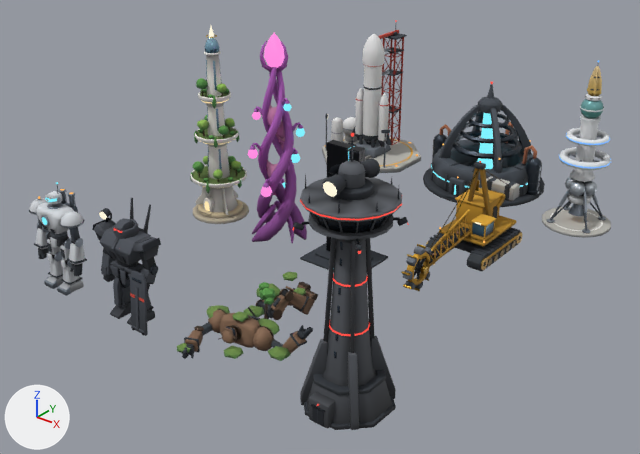
An edit to the Blender file assets/blender/kit/heroes.blend, drawn before and after from the same camera.
Both versions are drawn from a 50 mm lens placed at (32.9, -19.8, 20.2), pointed at (8.6, 10.5, 1.4). Lighting does not change. The marker at lower left points along +X, +Y and +Z. The first picture is the older version.

The older version as bpy lines, for what is in view:
```python
ob_bio_spire = bpy.data.objects.new('bio-spire', me_bio_spire)
ob_bio_spire.location = (5.58, 10.91, 0.0)
ob_excavator = bpy.data.objects.new('excavator', me_excavator)
ob_excavator.location = (14.4, 15.51, 0.0)
ob_garden_spire = bpy.data.objects.new('garden-spire', me_garden_spire)
ob_garden_spire.location = (1.52, 10.83, 0.0)
ob_launch_site = bpy.data.objects.new('launch-site', me_launch_site)
ob_launch_site.location = (2.94, 22.71, 0.0)
ob_monolith = bpy.data.objects.new('monolith', me_monolith)
ob_monolith.location = (9.98, 10.71, 0.0)
ob_nanoforge = bpy.data.objects.new('nanoforge', me_nanoforge)
ob_nanoforge.location = (10.58, 23.25, 0.0)
ob_panopticon = bpy.data.objects.new('panopticon', me_panopticon)
ob_panopticon.location = (16.91, 1.83, 0.0)
ob_titan = bpy.data.objects.new('titan', me_titan)
ob_titan.location = (1.62, 0.64, 0.0)
ob_titan_wreck = bpy.data.objects.new('titan-wreck', me_titan_wreck)
ob_titan_wreck.location = (10.39, 3.79, 0.0)
# also in view: 'seed-ark' at (17.1, 21.6, 4.3); 'enforcer' at (6.1, 0.9, 2.5)
```
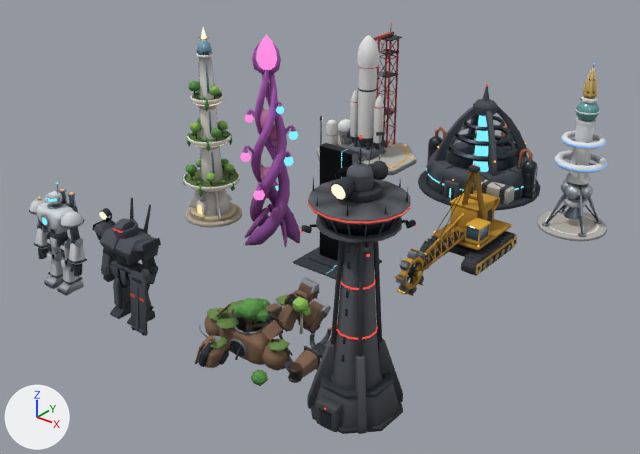
Diff of the bpy script that builds the scene:
```diff
--- a/assets/blender/kit/heroes.blend.py
+++ b/assets/blender/kit/heroes.blend.py
@@ me_titan_wreck @@
 # used by ob_titan_wreck; location = (10.39, 3.79, 0.0)
-me_titan_wreck.from_pydata(...)  # 13443 vertices, 4481 faces; spans x -1.43..3.61, y -3.79..4.01, z -0.83..1.74
+me_titan_wreck.from_pydata(...)  # 13542 vertices, 4514 faces; spans x -1.79..3.59, y -3.42..3.85, z -0.76..2.01
+# me_titan_wreck part 1: 4474 loose pieces with 13422 vertices, spanning x -1.43..3.61, y -3.79..4.01, z -0.83..1.74, are deleted
+# me_titan_wreck part 2: 21 vertices removed from x -0.32..0.19, y -0.37..3.25, z -0.6..0.39; 13542 vertices added at x -1.79..3.59, y -3.42..3.85, z -0.76..2.01
 me_titan_wreck.materials.append(mat_kit___base)
@@ ob_titan_wreck @@
 ob_titan_wreck = bpy.data.objects.new('titan-wreck', me_titan_wreck)
-ob_titan_wreck.location = (10.39, 3.79, 0.0)
+ob_titan_wreck.location = (10.74, 3.42, 0.0)
@@ ob_panopticon @@
 ob_panopticon = bpy.data.objects.new('panopticon', me_panopticon)
-ob_panopticon.location = (16.91, 1.83, 0.0)
+ob_panopticon.location = (17.24, 1.83, 0.0)
@@ ob_garden_spire @@
 ob_garden_spire = bpy.data.objects.new('garden-spire', me_garden_spire)
-ob_garden_spire.location = (1.52, 10.83, 0.0)
+ob_garden_spire.location = (1.52, 10.3, 0.0)
@@ ob_bio_spire @@
 ob_bio_spire = bpy.data.objects.new('bio-spire', me_bio_spire)
-ob_bio_spire.location = (5.58, 10.91, 0.0)
+ob_bio_spire.location = (5.58, 10.38, 0.0)
@@ ob_monolith @@
 ob_monolith = bpy.data.objects.new('monolith', me_monolith)
-ob_monolith.location = (9.98, 10.71, 0.0)
+ob_monolith.location = (9.98, 10.18, 0.0)
@@ ob_excavator @@
 ob_excavator = bpy.data.objects.new('excavator', me_excavator)
-ob_excavator.location = (14.4, 15.51, 0.0)
+ob_excavator.location = (14.4, 14.98, 0.0)
@@ ob_launch_site @@
 ob_launch_site = bpy.data.objects.new('launch-site', me_launch_site)
-ob_launch_site.location = (2.94, 22.71, 0.0)
+ob_launch_site.location = (2.94, 22.18, 0.0)
@@ ob_nanoforge @@
 ob_nanoforge = bpy.data.objects.new('nanoforge', me_nanoforge)
-ob_nanoforge.location = (10.58, 23.25, 0.0)
+ob_nanoforge.location = (10.58, 22.73, 0.0)
@@ ob_seed_ark @@
 ob_seed_ark = bpy.data.objects.new('seed-ark', me_seed_ark)
-ob_seed_ark.location = (17.06, 21.55, 0.0)
+ob_seed_ark.location = (17.06, 21.02, 0.0)
```

Where the change shows, as pixel boxes (x1, y1, x2, y2) in the pictures (640 x 454 px):
'panopticon', moved: before (292, 133, 409, 430); after (300, 135, 417, 434)
'titan-wreck', reshaped, moved (22% taller): before (177, 272, 318, 361); after (195, 277, 332, 386)
'nanoforge', moved: before (423, 81, 545, 207); after (418, 84, 540, 211)
'bio-spire', moved: before (248, 33, 307, 244); after (240, 34, 300, 247)
'garden-spire', moved: before (190, 26, 249, 224); after (183, 27, 242, 228)
'excavator', moved: before (401, 161, 522, 291); after (395, 164, 517, 296)
'launch-site', moved: before (322, 20, 421, 173); after (317, 22, 417, 175)
'seed-ark', moved: before (542, 60, 611, 238); after (537, 63, 607, 241)
'monolith', moved: before (300, 140, 388, 272); after (293, 143, 382, 280)
part 1 of me_titan_wreck, deleted: before (177, 272, 318, 361)
part 2 of me_titan_wreck, built on: after (195, 277, 332, 386)
